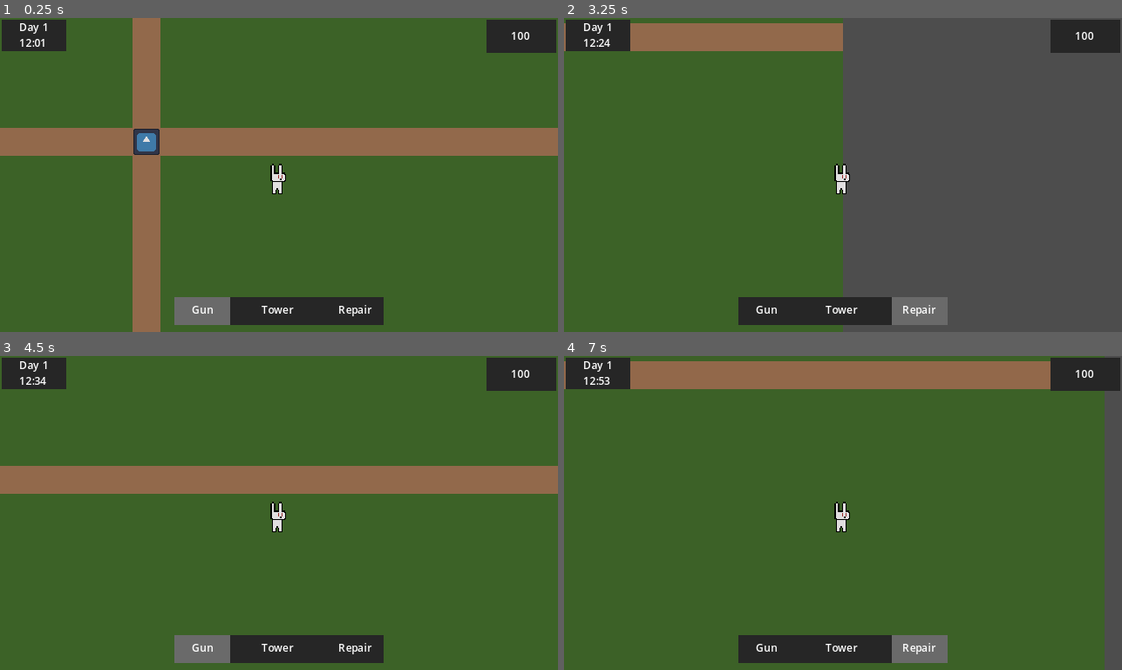
Above: before the commit, frames 1-4 (two rows, left to right).
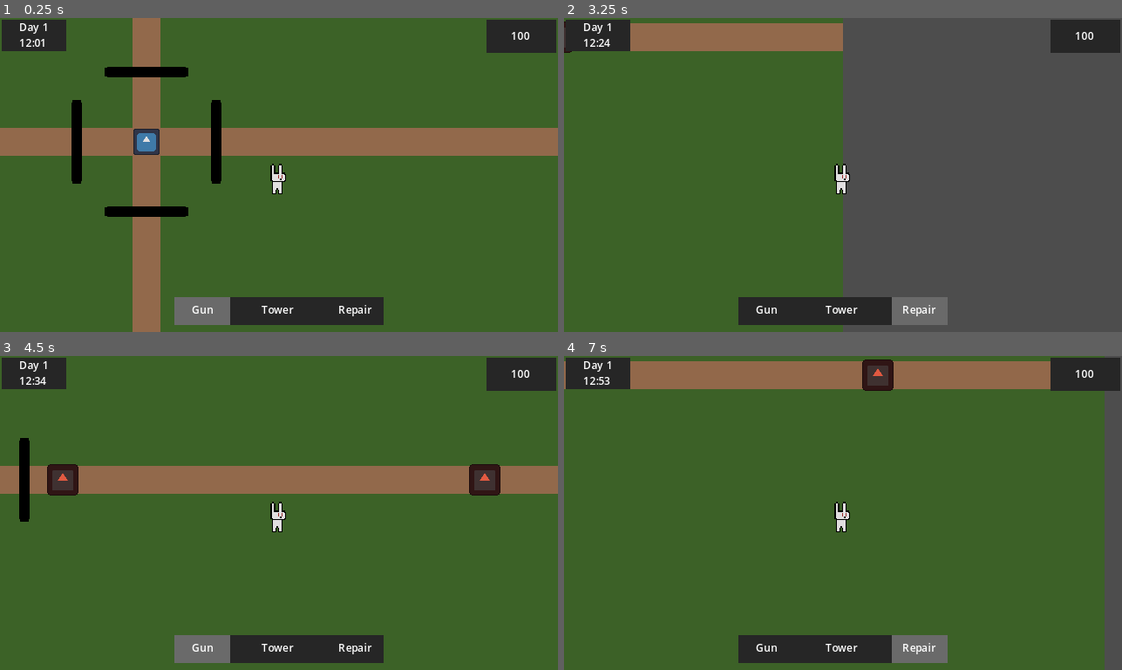
Above: after the commit, the same moments.

Repository: hschuelter/beginners-jam-summer-2024
Game: Godot game, scene res://scenes/world.tscn
The game is run twice, just before and just after one commit, with the same random seed, the same clock (stepped at 60 frames per second) and the same inputs. The engine's default icon, where the game draws it, is replaced by a stand-in: a white triangle on a blue panel in a dark square.
Inputs (mouse positions are in pixels of both pictures, inside the frame that each line leads up to):
- Up to frame 1 (0.25 s): no input
- Up to frame 2 (3.25 s): tap Enter at 0.5 s; move the mouse to (965, 159) at 0.52 s; hold Right (ui_right) 0.53-1.28 s; click (965, 159) at 0.6 s; move the mouse to (731, 190) at 1.27 s; hold Down (ui_down) 1.28-2.03 s; tap 1 (num_1) at 1.35 s; move the mouse to (898, 105) at 2.02 s; hold Right (ui_right) 2.03-2.78 s; tap 2 (num_2) at 2.1 s; move the mouse to (815, 237) at 2.77 s; hold Up (ui_up) from 2.78 s (still down); tap 3 (num_3) at 2.85 s
- Up to frame 3 (4.5 s): move the mouse to (446, 560) at 3.52 s; release Up (ui_up) at 3.53 s; hold Left (ui_left) from 3.53 s (still down); click (446, 560) at 3.6 s; move the mouse to (111, 465) at 4.27 s; tap 1 (num_1) at 4.35 s
- Up to frame 4 (7 s): move the mouse to (870, 513) at 5.02 s; release Left (ui_left) at 5.03 s; hold Down (ui_down) 5.03-5.78 s; tap 2 (num_2) at 5.1 s; move the mouse to (759, 434) at 5.77 s; hold Right (ui_right) 5.78-6.53 s; tap 3 (num_3) at 5.85 s; tap Space at 6.5 s; move the mouse to (965, 497) at 6.52 s; hold Up (ui_up) from 6.53 s (still down); click (965, 497) at 6.6 s

The runs differ from the first frame. In frame 1, 2.0% of the frame differs, in the area x 12-40%, y 15-64%; in frame 2, less than 0.1%; in frame 3, 1.6%; in frame 4, 0.6%.

Commit message:
added walls

Diff:
--- /dev/null
+++ b/scenes/buildings/wall.tscn
@@ -0,0 +1,27 @@
+[gd_scene load_steps=5 format=3 uid="uid://b4uy65mo66euk"]
+
+[ext_resource type="Texture2D" uid="uid://dkddkwwjwo7y4" path="res://icon.svg" id="1_atrgx"]
+[ext_resource type="Script" path="res://scripts/buildings/wall.gd" id="1_s4nys"]
+[ext_resource type="Script" path="res://scripts/components/health_component.gd" id="3_s4yhr"]
+
+[sub_resource type="RectangleShape2D" id="RectangleShape2D_xg5bo"]
+size = Vector2(6, 50)
+
+[node name="Wall" type="Area2D"]
+script = ExtResource("1_s4nys")
+
+[node name="Sprite2D" type="Sprite2D" parent="."]
+modulate = Color(0, 0, 0, 1)
+scale = Vector2(0.046875, 0.375)
+texture = ExtResource("1_atrgx")
+
+[node name="CollisionShape2D" type="CollisionShape2D" parent="."]
+shape = SubResource("RectangleShape2D_xg5bo")
+
+[node name="HealthComponent" type="Node2D" parent="."]
+script = ExtResource("3_s4yhr")
+
+[node name="DamageNumberOrigin" type="Node2D" parent="."]
+position = Vector2(1, -27)
+
+[connection signal="area_entered" from="." to="." method="_on_area_entered"]
--- a/scenes/enemies/enemy.tscn
+++ b/scenes/enemies/enemy.tscn
@@ -11,7 +11,7 @@
 [node name="Enemy" type="Area2D" groups=["enemy"]]
 disable_mode = 2
 script = ExtResource("1_5wk46")
-drop_rate = 0.9
+speed = 120.0
 
 [node name="Sprite2D" type="Sprite2D" parent="."]
 modulate = Color(1, 0.403922, 0.290196, 1)
--- a/scenes/world.tscn
+++ b/scenes/world.tscn
@@ -9,6 +9,7 @@
 [ext_resource type="PackedScene" uid="uid://bt3i30irs2f48" path="res://scenes/enemies/wave_spawner.tscn" id="3_dev7s"]
 [ext_resource type="Texture2D" uid="uid://dkddkwwjwo7y4" path="res://icon.svg" id="4_gdlpp"]
 [ext_resource type="PackedScene" uid="uid://dgjqgejarymyf" path="res://scenes/towers/tower.tscn" id="8_xv8j2"]
+[ext_resource type="PackedScene" uid="uid://b4uy65mo66euk" path="res://scenes/buildings/wall.tscn" id="10_07xt7"]
 
 [sub_resource type="Gradient" id="Gradient_eww4w"]
 offsets = PackedFloat32Array(0, 0.173737, 0.355556, 0.480808, 0.573737, 0.6875, 1)
@@ -33,7 +34,11 @@
 [node name="World" type="Node2D"]
 script = ExtResource("1_4dssi")
 
+[node name="WaveSpawner" parent="." node_paths=PackedStringArray("player") instance=ExtResource("3_dev7s")]
+player = NodePath("../Player")
+
 [node name="CanvasLayer" type="CanvasLayer" parent="."]
+visible = false
 script = ExtResource("2_wl4mv")
 
 [node name="DayNightCycleUI" type="Node2D" parent="CanvasLayer"]
@@ -105,6 +110,7 @@
 vertical_alignment = 1
 
 [node name="Selected" type="ColorRect" parent="CanvasLayer/ToolboxUI/GunLabel"]
+layout_mode = 0
 offset_right = 32.0
 offset_bottom = 16.0
 color = Color(1, 1, 1, 0.313726)
@@ -122,6 +128,7 @@
 
 [node name="Selected" type="ColorRect" parent="CanvasLayer/ToolboxUI/TowerLabel"]
 visible = false
+layout_mode = 0
 offset_right = 32.0
 offset_bottom = 16.0
 color = Color(1, 1, 1, 0.313726)
@@ -138,6 +145,7 @@
 
 [node name="Selected" type="ColorRect" parent="CanvasLayer/ToolboxUI/RepairLabel"]
 visible = false
+layout_mode = 0
 offset_right = 32.0
 offset_bottom = 16.0
 color = Color(1, 1, 1, 0.313726)
@@ -157,12 +165,23 @@
 
 [node name="Camera2D" type="Camera2D" parent="Player"]
 
-[node name="WaveSpawner" parent="." node_paths=PackedStringArray("player") instance=ExtResource("3_dev7s")]
-player = NodePath("../Player")
-
 [node name="WorldCenter" type="Sprite2D" parent="."]
 scale = Vector2(0.12, 0.12)
 texture = ExtResource("4_gdlpp")
 
 [node name="Tower" parent="." instance=ExtResource("8_xv8j2")]
 position = Vector2(-254, 45)
+
+[node name="WallWest" parent="." instance=ExtResource("10_07xt7")]
+position = Vector2(-40, 0)
+
+[node name="WallEast" parent="." instance=ExtResource("10_07xt7")]
+position = Vector2(40, 0)
+
+[node name="WallNorth" parent="." instance=ExtResource("10_07xt7")]
+position = Vector2(0, -40)
+rotation = 1.5708
+
+[node name="WallSouth" parent="." instance=ExtResource("10_07xt7")]
+position = Vector2(0, 40)
+rotation = 1.5708
--- /dev/null
+++ b/scripts/buildings/wall.gd
@@ -0,0 +1,26 @@
+extends Area2D
+class_name Wall
+
+@onready var health_component = $HealthComponent
+@onready var damage_number_origin = $DamageNumberOrigin
+
+@export var max_health: float = 100
+
+func _ready():
+	health_component.max_health = max_health
+	health_component.current_health = max_health
+	health_component.die.connect(die)
+
+
+func _process(delta):
+	pass
+
+func die():
+	queue_free()
+
+func _on_area_entered(area):
+	if area.is_in_group("enemy"):
+		var damage: float = area.damage
+		area.queue_free()
+		DamageNumbers.display_number(damage, damage_number_origin.global_position)
+		health_component.damage(damage)
--- a/scripts/enemies/enemy.gd
+++ b/scripts/enemies/enemy.gd
@@ -14,7 +14,8 @@
 @export var max_health: float = 30
 @export var drop_rate: float = 0.30
 @export var drop_value: int = 2
-@export var speed = 30.0
+@export var speed: float = 30.0
+@export var damage: float = 10.0
 
 var player: Player
 var target = Vector2.ZERO
--- a/scripts/enemies/wave_spawner.gd
+++ b/scripts/enemies/wave_spawner.gd
@@ -8,9 +8,9 @@
 
 var rng = RandomNumberGenerator.new()
 var spawn_points = [
-	#Vector2(    0, -180), # North
-	#Vector2(    0,  180), # South
-	#Vector2(  360,    0), # East
+	Vector2(    0, -180), # North
+	Vector2(    0,  180), # South
+	Vector2(  360,    0), # East
 	Vector2( -360,    0)  # West
 ]
 
Not shown: 1 places in scenes/world.tscn that only renumber resources
